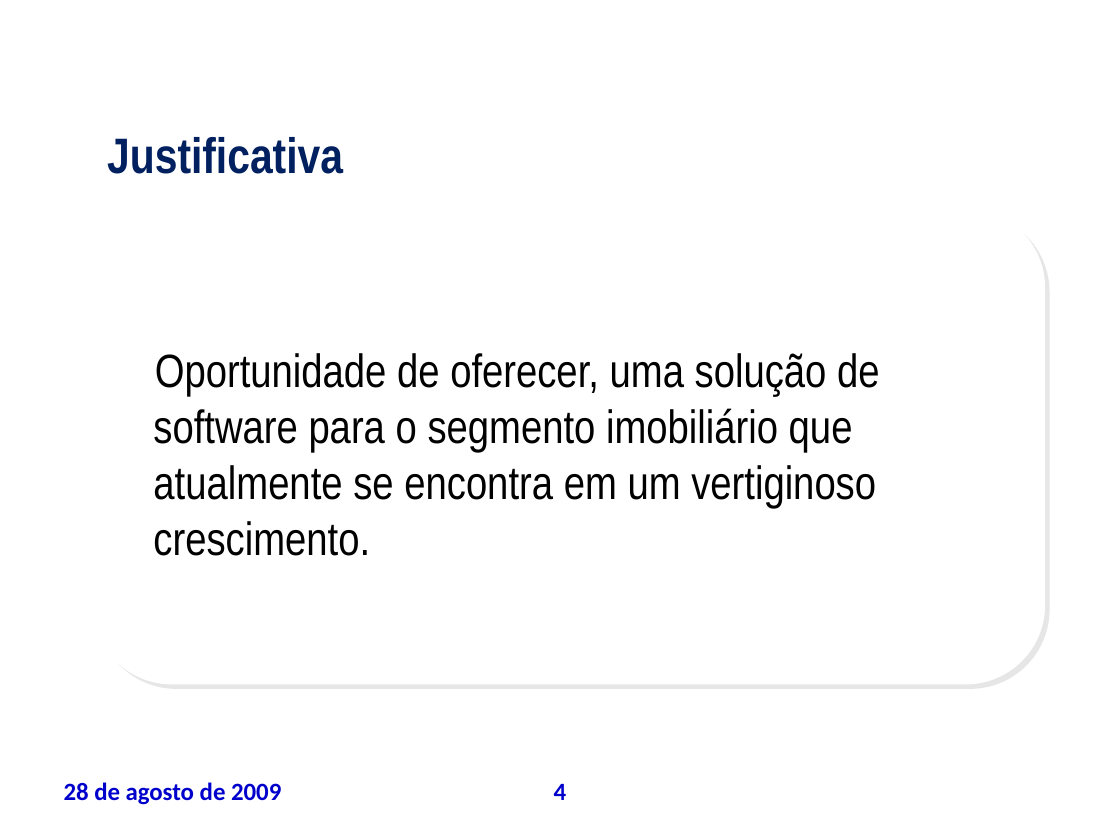
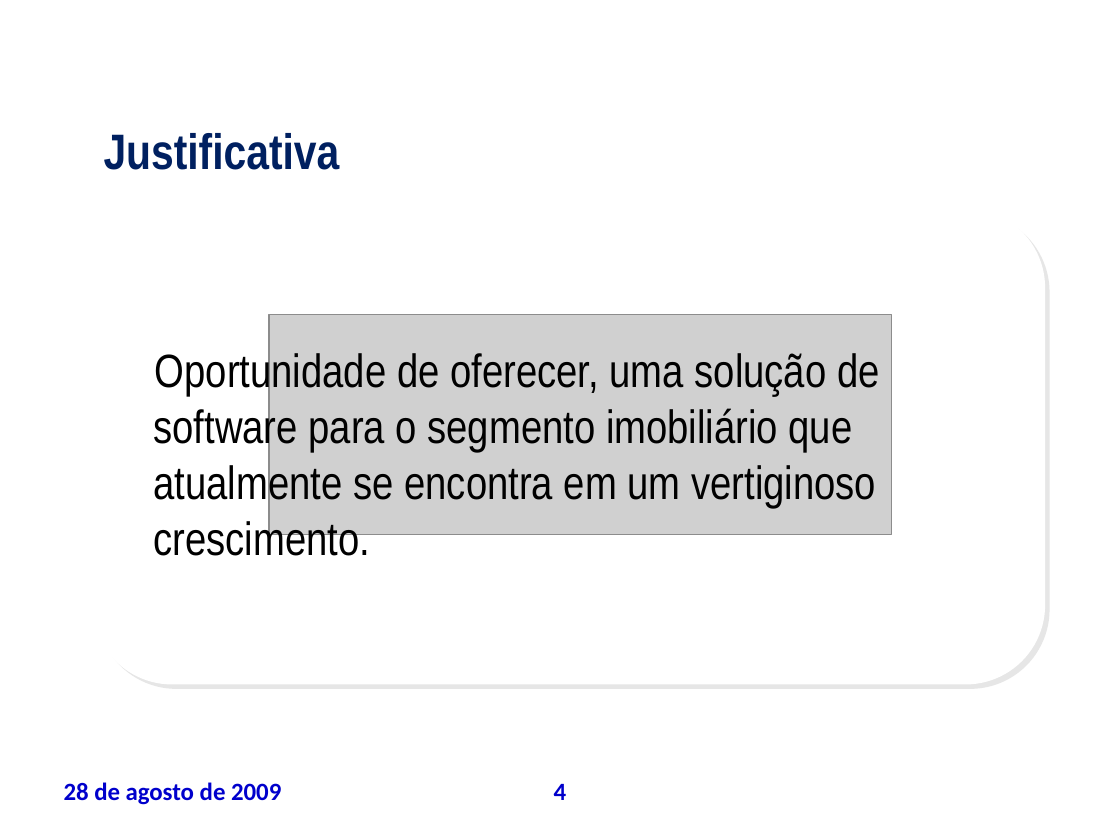
Before and after one commit to leoevaristo/psa20092, a slide deck: slide 4 of ARTEFATOS/TAP_apresentacao.ppt. Drawn at 1120x840 pixels with LibreOffice and Linux fonts; fonts in the diff are those of the drawing; grey boxes stand for pictures; background and template pictures are left out. Boxes give left, top, right and bottom in pixels: in the first picture for what was removed or moved away, otherwise in the second. Text is boxed around its words. In the diff, an @@ line names an element or a change of style, - is before the commit and + after.

```diff
--- a/ARTEFATOS/TAP_apresentacao.ppt
+++ b/ARTEFATOS/TAP_apresentacao.ppt
@@ text "Justificativa": place and size @@
-text "Justificativa" at bbox=[107, 137, 343, 174]
+text "Justificativa" at bbox=[104, 133, 340, 170]
@@ picture added at bbox=[269, 315, 892, 535] @@
```
Also in this commit, not shown: 18 other slides changed.
